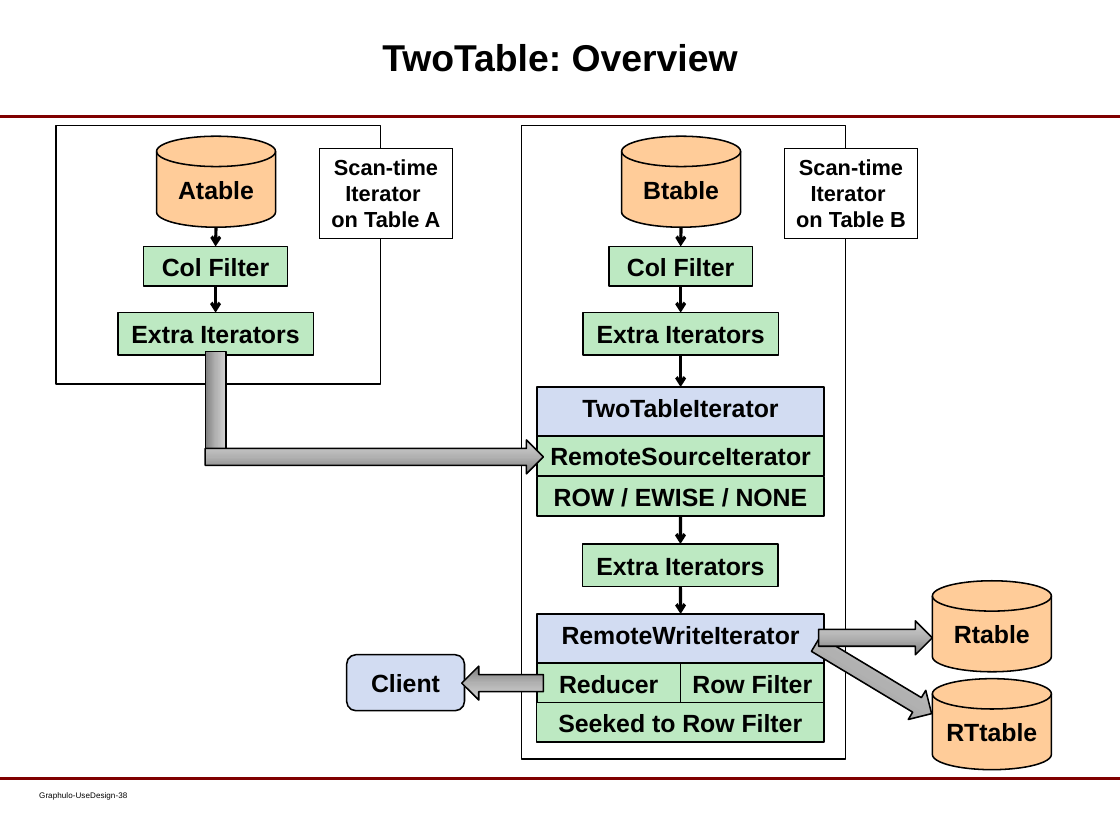
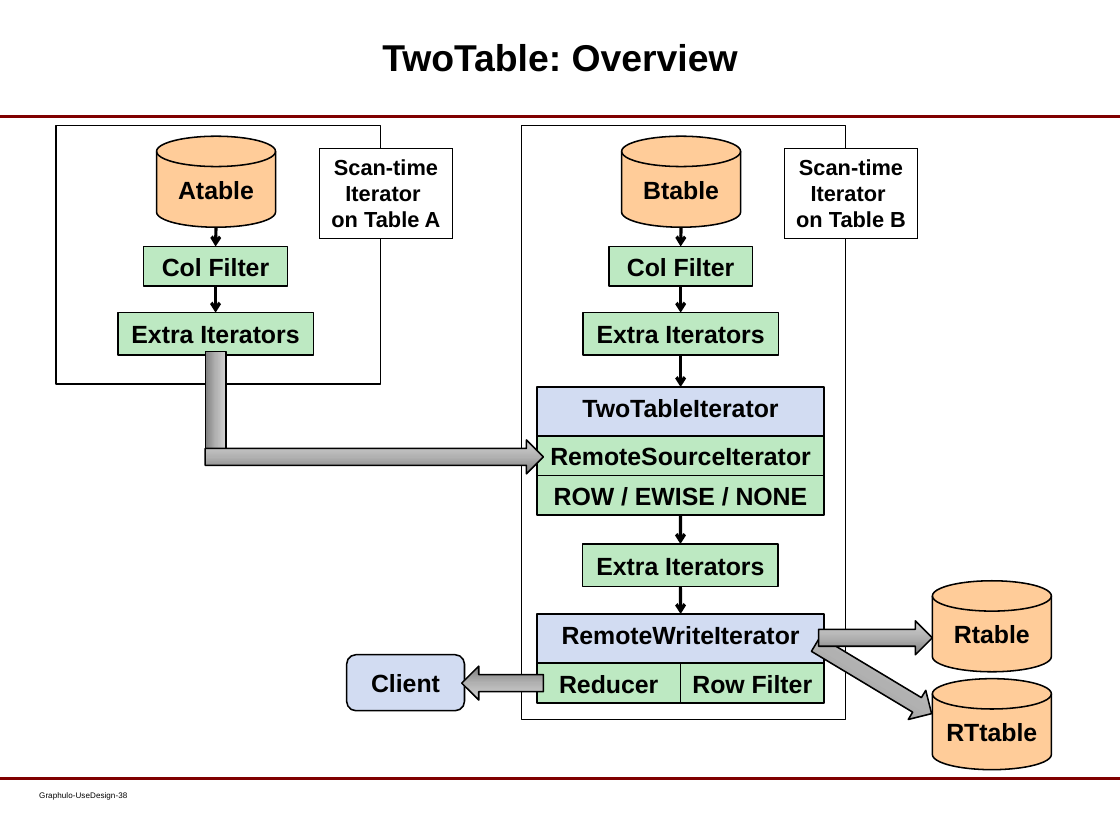
Before and after one commit to Accla/graphulo, a slide deck: slide 38 of docs/START_HERE_2016-03-28-Graphulo-UseDesign.pptx. Drawn at 1120x840 pixels with LibreOffice and Linux fonts; fonts in the diff are those of the drawing; background and template pictures are left out. Boxes give left, top, right and bottom in pixels: in the first picture for what was removed or moved away, otherwise in the second. Text is boxed around its words. In the diff, an @@ line names an element or a change of style, - is before the commit and + after.

Commit message:
tweak to slide deck

```diff
--- a/docs/START_HERE_2016-03-28-Graphulo-UseDesign.pptx
+++ b/docs/START_HERE_2016-03-28-Graphulo-UseDesign.pptx
@@ rectangle: place and size @@
-rectangle at [521, 125, 846, 758]
+rectangle at [521, 125, 846, 719]
@@ rectangle removed at [536, 702, 824, 741] @@
-Seeked to Row Filter
```
Also in this commit, not shown: 1 other file.
